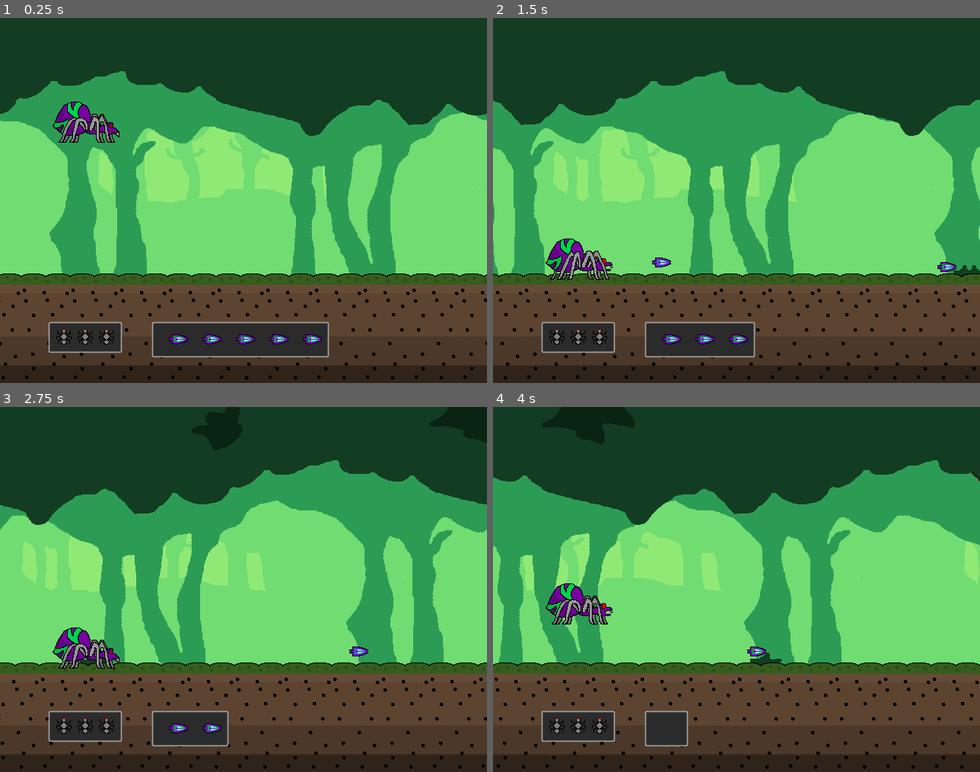
Above: before the commit, frames 1-4 (two rows, left to right).
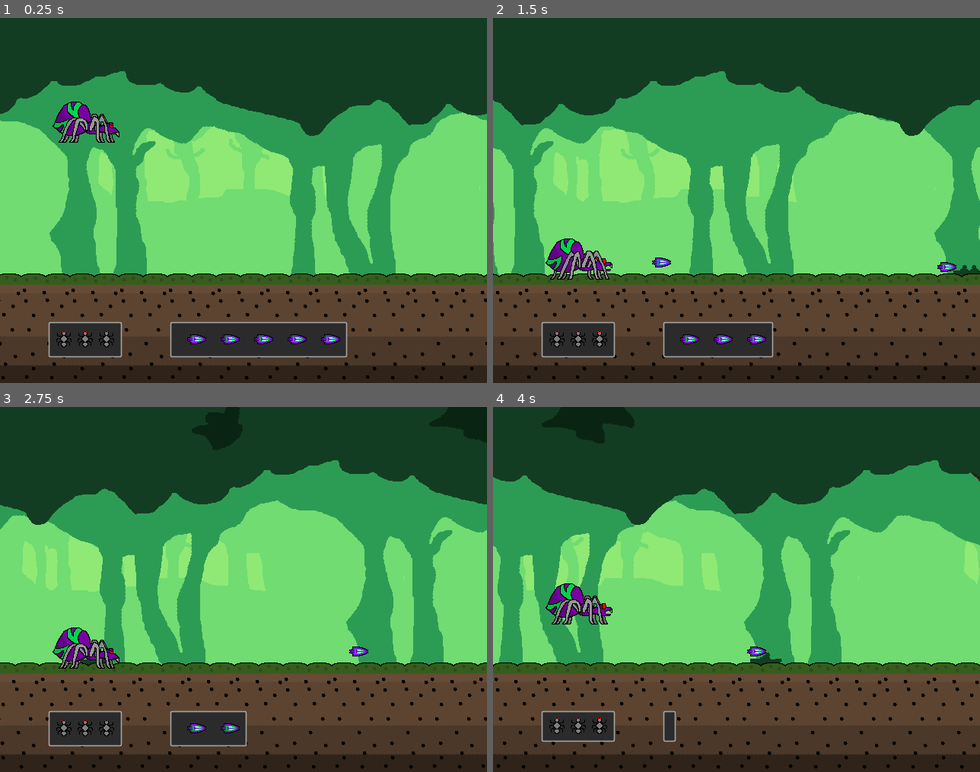
Above: after the commit, the same moments.

Repository: Gravedigger7789/spider-scramble
Game: Godot game, scene res://src/Level/Sandbox1.tscn
Two runs of this game, one before a commit and one after it. Both use one fixed random seed, a clock stepped at 60 frames per second and the inputs below. This scene is started directly instead of the project's main scene.
Inputs:
- Up to frame 1 (0.25 s): no input
- Up to frame 2 (1.5 s): tap Z (attack) at 0.6, 1.35 s; tap Up (jump) at 0.77 s
- Up to frame 3 (2.75 s): tap Up (jump) at 1.52 s; tap Z (attack) at 2.1 s
- Up to frame 4 (4 s): tap Z (attack) at 2.85, 3.6 s; tap Up (jump) at 3.02, 3.77 s

The runs differ from the first frame. In frame 1, 2.0% of the frame differs, in the area x 9-72%, y 83-94%; in frame 2, 1.7%; in frame 3, 1.6%; in frame 4, 0.7%.

Commit message:
Adding center containers

Diff:
--- a/src/GUI/AmmoGUI.gd
+++ b/src/GUI/AmmoGUI.gd
@@ -12,7 +12,9 @@
 		ammo_container.texture = ammo_texture
 		# ammo_container.rect_rotation = -90
 		# ammo_container.rect_position.y = ammo_container.texture.get_width()
-		add_child(ammo_container)
+		var center_container := CenterContainer.new()
+		center_container.add_child(ammo_container)
+		add_child(center_container)
 
 
 func _on_Player_ammo_changed(ammo):
--- a/src/GUI/AmmoGUI.tscn
+++ b/src/GUI/AmmoGUI.tscn
@@ -9,7 +9,14 @@
 "_edit_use_anchors_": false
 }
 
-[node name="PlaceHolder" type="TextureRect" parent="."]
+[node name="CenterContainer" type="CenterContainer" parent="."]
+margin_right = 40.0
+margin_bottom = 30.0
+__meta__ = {
+"_edit_use_anchors_": false
+}
+
+[node name="PlaceHolder" type="TextureRect" parent="CenterContainer"]
 margin_right = 40.0
 margin_bottom = 30.0
 texture = ExtResource( 1 )
--- a/src/GUI/HealthGUI.gd
+++ b/src/GUI/HealthGUI.gd
@@ -10,7 +10,9 @@
 	for i in health:
 		var heart_container := TextureRect.new()
 		heart_container.texture = heart_texture
-		add_child(heart_container)
+		var center_container := CenterContainer.new()
+		center_container.add_child(heart_container)
+		add_child(center_container)
 
 
 func _on_Player_health_changed(health):
--- a/src/GUI/HealthGUI.tscn
+++ b/src/GUI/HealthGUI.tscn
@@ -9,7 +9,11 @@
 "_edit_use_anchors_": false
 }
 
-[node name="PlaceHolder" type="TextureRect" parent="."]
+[node name="CenterContainer" type="CenterContainer" parent="."]
+margin_right = 24.0
+margin_bottom = 24.0
+
+[node name="PlaceHolder" type="TextureRect" parent="CenterContainer"]
 margin_right = 24.0
 margin_bottom = 24.0
 texture = ExtResource( 1 )
--- a/src/Level/Sandbox1.tscn
+++ b/src/Level/Sandbox1.tscn
@@ -26,39 +26,46 @@
 position = Vector2( 768, 229.081 )
 obstacles = [ ExtResource( 6 ), ExtResource( 8 ) ]
 
-[node name="PanelContainer" type="PanelContainer" parent="."]
+[node name="HBoxContainer" type="HBoxContainer" parent="."]
 margin_left = 64.0
 margin_top = 400.0
-margin_right = 104.0
-margin_bottom = 440.0
+margin_right = 64.0
+margin_bottom = 64.0
+custom_constants/separation = 64
+__meta__ = {
+"_edit_use_anchors_": false
+}
+
+[node name="PanelContainer" type="PanelContainer" parent="HBoxContainer"]
+margin_right = 40.0
+margin_bottom = 46.0
 custom_styles/panel = ExtResource( 9 )
 __meta__ = {
 "_edit_use_anchors_": false
 }
 
-[node name="HealthGUI" parent="PanelContainer" instance=ExtResource( 1 )]
+[node name="HealthGUI" parent="HBoxContainer/PanelContainer" instance=ExtResource( 1 )]
 margin_left = 8.0
 margin_top = 8.0
 margin_right = 32.0
-margin_bottom = 32.0
+margin_bottom = 38.0
 
-[node name="PanelContainer2" type="PanelContainer" parent="."]
-margin_left = 200.0
-margin_top = 400.0
-margin_right = 256.0
-margin_bottom = 446.0
+[node name="PanelContainer2" type="PanelContainer" parent="HBoxContainer"]
+margin_left = 104.0
+margin_right = 160.0
+margin_bottom = 46.0
 custom_styles/panel = ExtResource( 9 )
 __meta__ = {
 "_edit_use_anchors_": false
 }
 
-[node name="AmmoGUI" parent="PanelContainer2" instance=ExtResource( 10 )]
+[node name="AmmoGUI" parent="HBoxContainer/PanelContainer2" instance=ExtResource( 10 )]
 margin_left = 8.0
 margin_top = 8.0
 margin_right = 48.0
 margin_bottom = 38.0
 
-[connection signal="ammo_changed" from="Player" to="PanelContainer2/AmmoGUI" method="_on_Player_ammo_changed"]
-[connection signal="health_changed" from="Player" to="PanelContainer/HealthGUI" method="_on_Player_health_changed"]
-[connection signal="max_ammo_changed" from="Player" to="PanelContainer2/AmmoGUI" method="_on_Player_max_ammo_changed"]
-[connection signal="max_health_changed" from="Player" to="PanelContainer/HealthGUI" method="_on_Player_max_health_changed"]
+[connection signal="ammo_changed" from="Player" to="HBoxContainer/PanelContainer2/AmmoGUI" method="_on_Player_ammo_changed"]
+[connection signal="health_changed" from="Player" to="HBoxContainer/PanelContainer/HealthGUI" method="_on_Player_health_changed"]
+[connection signal="max_ammo_changed" from="Player" to="HBoxContainer/PanelContainer2/AmmoGUI" method="_on_Player_max_ammo_changed"]
+[connection signal="max_health_changed" from="Player" to="HBoxContainer/PanelContainer/HealthGUI" method="_on_Player_max_health_changed"]
